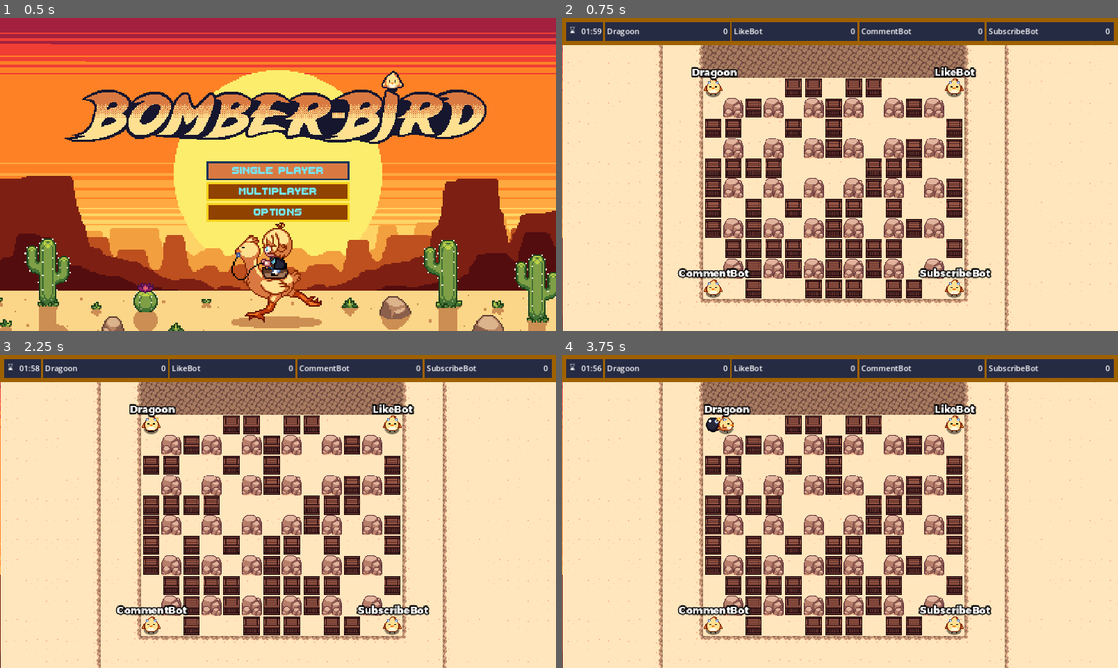
Above: before the commit, frames 1-4 (two rows, left to right).
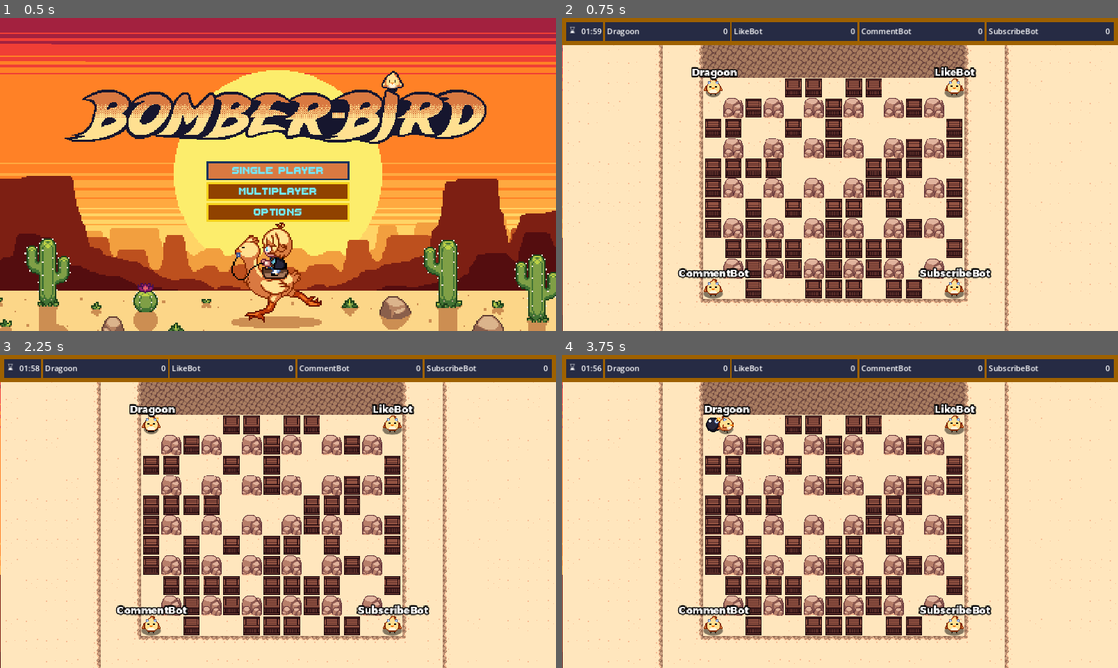
Above: after the commit, the same moments.

Repository: Dragoon-Project-Squad/bomberbird
Game: Godot game, scene res://scenes/main_menu.tscn
The game is run twice, just before and just after one commit, with the same random seed, the same clock (stepped at 60 frames per second) and the same inputs. Sound files missing from this copy of the repository are replaced by a short silence.
Inputs:
- Up to frame 1 (0.5 s): no input
- Up to frame 2 (0.75 s): click "Single Player" at 0.5 s
- Up to frame 3 (2.25 s): click "Single Player" at 1.25 s; click "Multiplayer" at 2 s
- Up to frame 4 (3.75 s): click "Options" at 2.75 s; hold D (move_right) from 3.53 s (still down)

Frame 1 is identical in both runs. In frame 2, 0.1% of the frame differs, in the area x 25-73%, y 19-90%; in frame 3, 0.1%; in frame 4, 0.1%.
Error after the commit: Invalid access to property or key 'autostart' on a base object of type 'null instance'. (res://scripts/aiplayer.gd:51)

Commit message:
AI Machine state foundation
Parent class for state created and first state, wandering, implemented

Diff:
--- /dev/null
+++ b/scripts/ai_state/ai_state_machine.gd
@@ -0,0 +1,41 @@
+extends Node
+
+@export var initial_state : State
+
+var current_state : State
+var states : Dictionary = {}
+
+# Called when the node enters the scene tree for the first time.
+func _ready():
+	for child in get_children():
+		if child is State:
+			states[child.name.to_lower()] = child
+			child.state_changed.connect(_on_state_changed)
+			child.aiplayer = get_parent()
+			child.world = get_parent().get_parent().get_parent()
+
+	if initial_state:
+		initial_state._enter()
+		current_state = initial_state
+
+# Called every frame. 'delta' is the elapsed time since the previous frame.
+func _process(delta):
+	if current_state:
+		current_state._update(delta)
+
+func _physics_process(delta):
+	if current_state:
+		current_state._physics_update(delta)
+
+func _on_state_changed(state, new_state):
+	if(state != current_state):
+		return
+
+	var next_state = states.get(new_state.to_lower())
+	if !new_state:
+		return
+
+	if current_state:
+		current_state._exit()
+
+	next_state._enter()
--- /dev/null
+++ b/scripts/ai_state/ai_wander.gd
@@ -0,0 +1,82 @@
+extends State
+class_name AIWander
+
+signal state_changed
+
+func _enter():
+	idle = true
+	currently_moving = false
+	set_area()
+
+func _update(delta):
+	if idle:
+		# Wait in idle for a set time after moving
+		if(idle_time>0):
+			idle_time -= delta
+		else:
+			idle = false
+			idle_time = default_idle_time
+			# Once idle time finished, evaluate the situation and change state
+			# depending on the things detected
+			detect_surroundings()
+
+func _physics_update(delta):
+	if !idle:
+		set_next_point()
+	move_to_next_point()
+
+func _set_target():
+	randomize_target()
+
+func detect_surroundings() -> void:
+	if is_bomb_near():
+		state_changed.emit(self, "Survive")
+	if is_breakable_near():
+		state_changed.emit(self, "BombAndRun")
+	if is_enemy_near():
+		state_changed.emit(self, "FollowTarget")
+
+# Choose random point to wander to and create pathing
+func randomize_target():
+	print("Get new target")
+	var offset = area.position
+	var end = area.end
+	var valid_point = false
+	var number_generator = RandomNumberGenerator.new()
+	var new_target : Vector2i
+	while !valid_point:
+		# Generate random cell to move to
+		var posx = number_generator.randi_range(offset.x, end.x-1)
+		var posy = number_generator.randi_range(offset.y, end.y-1)
+		new_target = Vector2i(posx, posy)
+		# If the point is valid, finish
+		if (!is_unbreakable(new_target, offset) and is_near(new_target)):
+			valid_point = true
+	path = world.create_path(aiplayer, new_target)
+	# Remove first point in path which is the current position
+	path.pop_front()
+
+# Check if point is within a range
+func is_near(point : Vector2i) -> bool:
+	var range = 4
+	var current_cell = get_cell_position(aiplayer.global_position)
+	if (current_cell == point):
+		return false
+	var validation_x = current_cell.x-range < point.x and point.x < current_cell.x+range
+	var validation_y = current_cell.y-range < point.y and point.y < current_cell.y+range
+	return validation_x and validation_y
+
+func is_unbreakable(point : Vector2i, offset : Vector2i) -> bool:
+	return (point.x-offset.x+1)%2==0 and (point.y-offset.y+1)%2==0
+
+func is_breakable_near() -> bool:
+	# TODO
+	return false
+
+func is_enemy_near() -> bool:
+	# TODO
+	return false
+
+func is_bomb_near() -> bool:
+	# TODO
+	return false
--- /dev/null
+++ b/scripts/ai_state/state.gd
@@ -0,0 +1,69 @@
+extends Node
+class_name State
+
+# Utils
+var world : World
+var aiplayer : AIPlayer
+var area : Rect2i
+
+# Movement vars
+var target : Vector2i
+var path : Array[Vector2i]
+var next_point : Vector2
+var currently_moving : bool
+var default_idle_time = 2
+var idle_time = default_idle_time
+var idle : bool
+
+func _enter() -> void:
+	pass
+
+func _exit() -> void:
+	pass
+
+func _update(delta : float) -> void:
+	pass
+
+func _physics_update(_delta : float) -> void:
+	pass
+
+func _set_target() -> void:
+	pass
+
+func get_cell_position(position : Vector2) -> Vector2i:
+	var cell_index = world.floor_layer.local_to_map(position)
+	return cell_index
+
+func get_global_position(cell : Vector2i) -> Vector2:
+	var position = world.floor_layer.map_to_local(cell)
+	position = Vector2i(position.x, position.y)
+	return position
+
+func set_area() -> void:
+	area = world.floor_layer.get_used_rect()
+
+func set_next_point() -> void:
+	if currently_moving and reached_next_point():
+		currently_moving = false
+		idle = true
+		aiplayer.global_position = next_point
+	elif !currently_moving:
+		currently_moving = true
+		if path.size()==0:
+			_set_target()
+		next_point = get_global_position(path.pop_front())
+
+func move_to_next_point() -> void:
+	if next_point:
+		aiplayer.movement_vector = Vector2(next_point.x - aiplayer.global_position.x, next_point.y - aiplayer.global_position.y)
+	else:
+		aiplayer.movement_vector = Vector2(0, 0)
+
+# Variable next_point is a whole number while global_position, due to the speed,
+# is a real number (has decimals) it also can vary from +-1 from the next point.
+# This function is so it detects that variation and treats it as if it already
+# the next point.
+func reached_next_point() -> bool:
+	var validate_x = aiplayer.global_position.x<next_point.x+1 and aiplayer.global_position.x>next_point.x-1
+	var validate_y = aiplayer.global_position.y<next_point.y+1 and aiplayer.global_position.y>next_point.y-1
+	return validate_x and validate_y
--- a/scripts/aiplayer.gd
+++ b/scripts/aiplayer.gd
@@ -1,4 +1,5 @@
 extends CharacterBody2D
+class_name AIPlayer
 
 const BASE_MOTION_SPEED = 100.0
 const BOMB_RATE = 0.5
@@ -11,41 +12,45 @@
 
 @onready var inputs = $Inputs
 @onready var hurt_sfx_player := $HurtSoundPlayer
-@onready var navigation_agent_2d = $NavigationAgent2D
-@onready var navigation_region = $"../../NavigationRegion2D"
 @onready var anim_player = $anim
-@onready var timer = $NavigationAgent2D/Timer
+@onready var timer = $AIActionTimer
 
 var last_bomb_time = BOMB_RATE
 var current_anim = ""
 var is_dead = false
 var lives = 1
+
 # Powerup Vars
 var movement_speed = BASE_MOTION_SPEED
 var explosion_boost_count = 0
 var bomb_count := 2
 var can_punch := false
+
 # AI Player specific vars
 var is_bombing = false #TODO: Setup condition for AI to bomb, and include is_bombing
-var roaming_area: Rect2
 var target_position: Vector2
 var waiting_for_map_sync = true
+
+# AI Pathing vars
+var tile_offset = Vector2i(16,16)
+# World node to obtain grid pathfinding
+var world
+# Floor node to use localtomap and maptolocal
+var layer
+var current_path : Array
+var moving = false
+var movement_vector = Vector2(0,0)
+var next_point
+
 func _ready():
-	NavigationServer2D.map_changed.connect(navigation_map_sync_wait)
-	set_roaming_area()
-	set_random_target()
+	world = get_parent().get_parent()
+	layer = world.get_node("Floor")
 	stunned = false
 	position = synced_position
+	next_point = global_position
+	timer.autostart
 
 func _physics_process(delta):
-	if !waiting_for_map_sync:
-		var next_path_position = navigation_agent_2d.get_next_path_position()
-		var new_velocity = (next_path_position - global_position).normalized() * BASE_MOTION_SPEED
-		if navigation_agent_2d.avoidance_enabled:
-			navigation_agent_2d.velocity = new_velocity
-		else:
-			_on_navigation_agent_2d_velocity_computed(new_velocity)
-
 	#Update position
 	if multiplayer.multiplayer_peer == null or is_multiplayer_authority():
 		# The server updates the position that will be notified to the clients.
@@ -59,12 +64,17 @@
 		# The client simply updates the position to the last known one.
 		position = synced_position
 	if not stunned:
-		# Everybody runs physics. I.e. clients tries to predict where they will be during the next frame.
+		velocity = movement_vector.normalized() * movement_speed
 		move_and_slide()
-
 	# Also update the animation based on the last known player input state
 	if !is_dead:
-		update_animation(velocity)
+		if(name == "2"):
+			"""
+			print("Global:"+str(global_position))
+			print("Next:"+str(next_point))
+			print(movement_vector.normalized())
+			"""
+		update_animation(movement_vector.normalized())
 
 func navigation_map_sync_wait(map: RID):
 	while NavigationServer2D.map_get_iteration_id(map) == 0:
@@ -72,25 +82,6 @@
 	if NavigationServer2D.map_get_iteration_id(map) != 0:
 		#print("NavigationServer2D Map Iterated!")
 		waiting_for_map_sync = false
-
-func set_roaming_area():
-	# Set the roaming area
-	var navigation_polygon = navigation_region.get_navigation_polygon()
-	if navigation_polygon.get_outline_count() > 0:
-		var outline = navigation_polygon.get_outline(0)
-		# Calculate the bounding rect
-		var min_x = INF
-		var min_y = INF
-		var max_x = -INF
-		var max_y = -INF
-		for point in outline:
-			min_x = min(min_x, point.x)
-			min_y = min(min_y, point.y)
-			max_x = max(max_x, point.x)
-			max_y = max(max_y, point.y)
-		roaming_area = Rect2(min_x, min_y, max_x - min_x, max_y - min_y)
-	else:
-		print("No outlines found within the navigational polygon")
 
 func update_animation(newvelocity: Vector2):
 	var new_anim = "standing"
@@ -110,12 +101,14 @@
 		anim_player.play(current_anim)
 
 func set_random_target():
+	var size
 	# Sets next roaming position within the roaming area
+	"""
 	target_position = Vector2(
 		randf_range(roaming_area.position.x, roaming_area.position.x + roaming_area.size.x),
 		randf_range(roaming_area.position.y, roaming_area.position.y + roaming_area.size.y),
 	)
-	navigation_agent_2d.set_target_position(target_position)
+	"""
 
 func set_player_name(value):
 	$label.set_text(value)
@@ -181,20 +174,19 @@
 	else:
 		get_node("anim").play("stunned")
 
+func get_next_position() -> Vector2:
+	var current_path_local = layer.map_to_local(current_path[0])
+	var next_position = Vector2i(current_path_local.x + tile_offset.x, current_path_local.y + tile_offset.y)
+	return next_position
+
 func set_selected_character(value: Texture2D):
 	$sprite.texture = value
 
-func _on_navigation_agent_2d_velocity_computed(safe_velocity: Vector2) -> void:
-	# Move AI Player
-	velocity = safe_velocity
+func set_new_path():
+	var initial = layer.local_to_map(global_position)
+	var end = layer.local_to_map(target_position)
+	current_path = world.create_path(self, Vector2i(7, 7))
 
-
-func _on_navigation_agent_2d_navigation_finished() -> void:
-	# When path reached, redirect NPC
-	velocity = Vector2.ZERO
-	current_anim = "standing"
-	timer.start()
-
-func _on_timer_timeout() -> void:
-	# Move AI Player
-	set_random_target()
+func _on_ai_action_timer_timeout():
+	set_new_path()
+	moving = false
--- a/scripts/gamestate.gd
+++ b/scripts/gamestate.gd
@@ -168,14 +168,16 @@
 		#var spawnedplayer
 		var playerspawner = world.get_node("PlayerSpawner")
 		#var spawningdata = {"playertype": "human", "spawndata": spawn_pos, "pid": p_id, "defaultname": player_name, "playerdictionary": players, "characterdictionary": characters}
-		var spawningdata = {"playertype": "human", "spawndata": spawn_pos, "pid": p_id, "defaultname": player_name, "playerdictionary": players}
+		var spawningdata
 		if humans_loaded_in_game < human_player_count:
+			spawningdata = {"playertype": "human", "spawndata": spawn_pos, "pid": p_id, "defaultname": player_name, "playerdictionary": players}
 			# Spawn a human there
 			playerspawner.spawn(spawningdata)
 			#spawnedplayer = player_scene.instantiate()
 			humans_loaded_in_game += 1
 		else:
 			# Spawn a robot there
+			spawningdata = {"playertype": "ai", "spawndata": spawn_pos, "pid": p_id, "defaultname": player_name, "playerdictionary": players}
 			playerspawner.spawn(spawningdata)
 
 func begin_game():
--- a/scripts/world.gd
+++ b/scripts/world.gd
@@ -1,6 +1,8 @@
 extends Node2D
+class_name World
 
 var music_dir_path : String = "res://sound/mus/"
+
 @onready var mus_player := $MusicPlayer
 @onready var floor_layer = $Floor
 @onready var unbreakable_layer = $Unbreakable
@@ -14,10 +16,15 @@
 var map_offset = 2 #Shifts map four rows down for UI, only used if map is randomly created
 var rng = RandomNumberGenerator.new()
 
+# AI pathing
+var astargrid = AStarGrid2D.new()
+
 func _ready() -> void:
 	dir_contents(music_dir_path)
 	mus_player.play()
 	generate_breakables()
+	setup_astargrid()
+	astargrid_set_initial_solidpoints()
 
 func dir_contents(path):
 	var dir = DirAccess.open(path)
@@ -114,3 +121,25 @@
 func is_cell_empty(layer: TileMapLayer, coords):
 	var data = layer.get_cell_tile_data(coords)
 	return data == null
+
+func setup_astargrid():
+	astargrid.region = floor_layer.get_used_rect()
+	astargrid.cell_size = Vector2i(16, 16)
+	astargrid.diagonal_mode = AStarGrid2D.DIAGONAL_MODE_NEVER
+	astargrid.update()
+
+func astargrid_set_initial_solidpoints():
+	# Set unbreakables as solidpoints
+	var floor_rect = floor_layer.get_used_rect()
+	var floor_end = floor_rect.end
+	var offset = floor_rect.position
+	for pointx in range (offset.x+1, floor_end.x, 2):
+		for pointy in range(offset.y+1, floor_end.y, 2):
+			astargrid.set_point_solid(Vector2i(pointx, pointy), true)
+
+func create_path(player: CharacterBody2D, end_position: Vector2i) -> Array[Vector2i]:
+	var player_pos = get_node("Players/"+player.name).global_position
+	var map_player_pos = floor_layer.local_to_map(player_pos)
+	var path = astargrid.get_id_path(map_player_pos, end_position)
+	print(path)
+	return path
